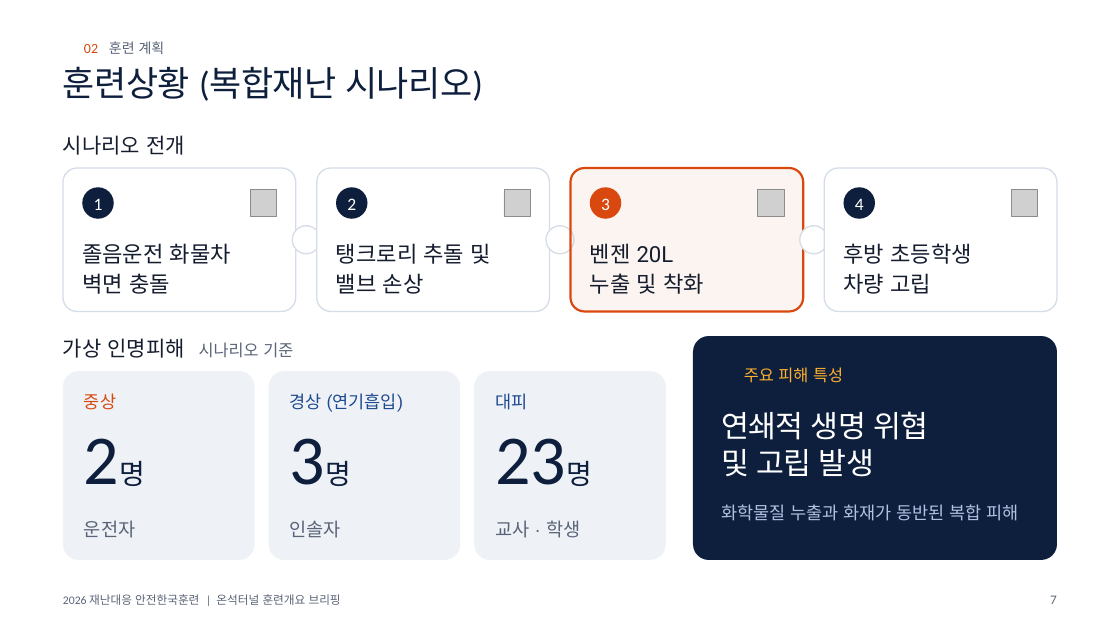
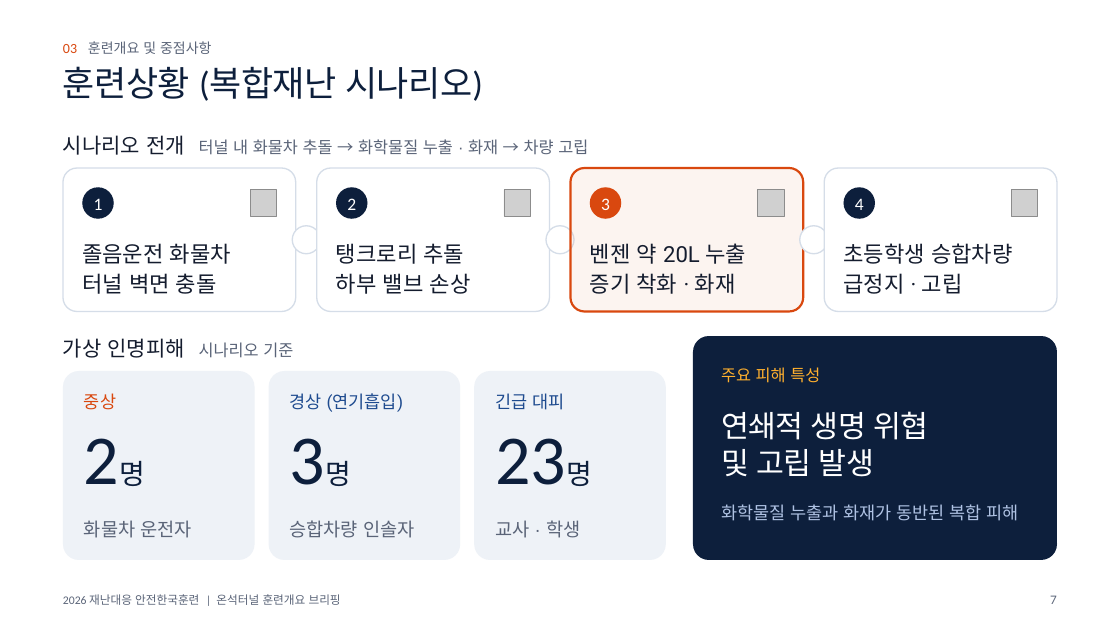
Before and after one commit to tmdgns5782-pixel/dcd, a slide deck: slide 7 of briefing/onseok-tunnel/onseok-briefing.pptx. Drawn at 1120x630 pixels with LibreOffice and Linux fonts; fonts in the diff are those of the drawing; grey boxes stand for pictures; background and template pictures are left out. Boxes give left, top, right and bottom in pixels: in the first picture for what was removed or moved away, otherwise in the second. Text is boxed around its words. In the diff, an @@ line names an element or a change of style, - is before the commit and + after.

```diff
--- a/briefing/onseok-tunnel/onseok-briefing.pptx
+++ b/briefing/onseok-tunnel/onseok-briefing.pptx
@@ text at [63,41,211,54]: text changed @@
-02 훈련 계획
+03 훈련개요 및 중점사항
@@ text at [63,135,588,155]: text changed; size 18 to 14 pt; font Roboto to Arial; text colour #141C2E to #5A6478 @@
-시나리오 전개
+시나리오 전개 터널 내 화물차 추돌 → 화학물질 누출 · 화재 → 차량 고립
@@ text at [336,243,471,294]: text changed @@
-탱크로리 추돌 및
-밸브 손상
+탱크로리 추돌
+하부 밸브 손상
@@ text at [590,243,746,294]: text changed @@
-벤젠 20L
-누출 및 착화
+벤젠 약 20L 누출
+증기 착화 · 화재
@@ text at [843,243,1012,294]: text changed @@
-후방 초등학생
-차량 고립
+초등학생 승합차량
+급정지 · 고립
@@ text at [82,273,217,294]: text changed @@
-벽면 충돌
+터널 벽면 충돌
@@ text "주요 피해 특성": place and size @@
-text "주요 피해 특성" at [744,367,843,383]
+text "주요 피해 특성" at [721,367,820,383]
@@ text at [495,393,564,410]: text changed @@
-대피
+긴급 대피
@@ text at [84,520,192,538]: text changed @@
-운전자
+화물차 운전자
@@ text at [290,520,414,538]: text changed @@
-인솔자
+승합차량 인솔자
```
Also in this commit, not shown: 13 other slides changed, 4 other files.
